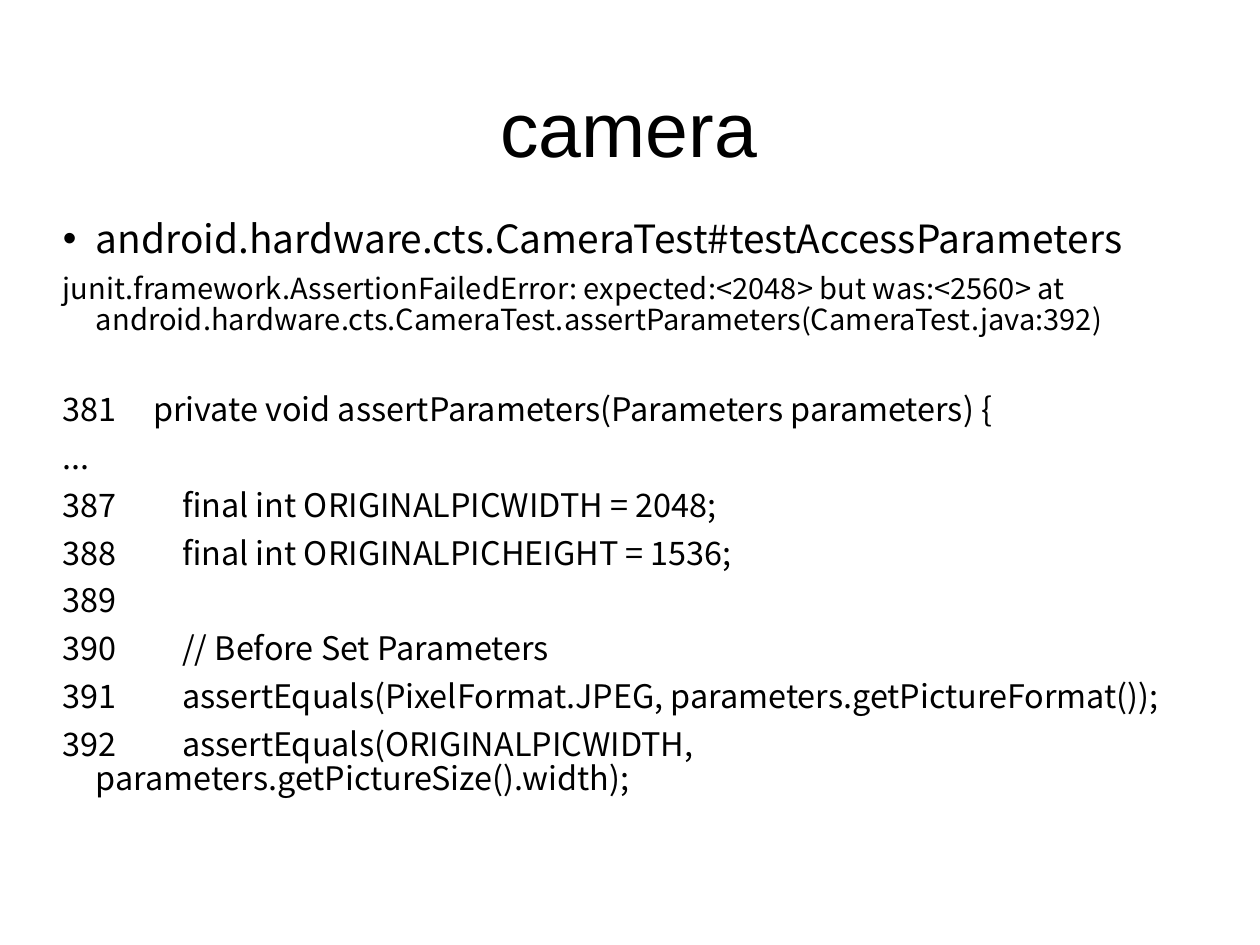
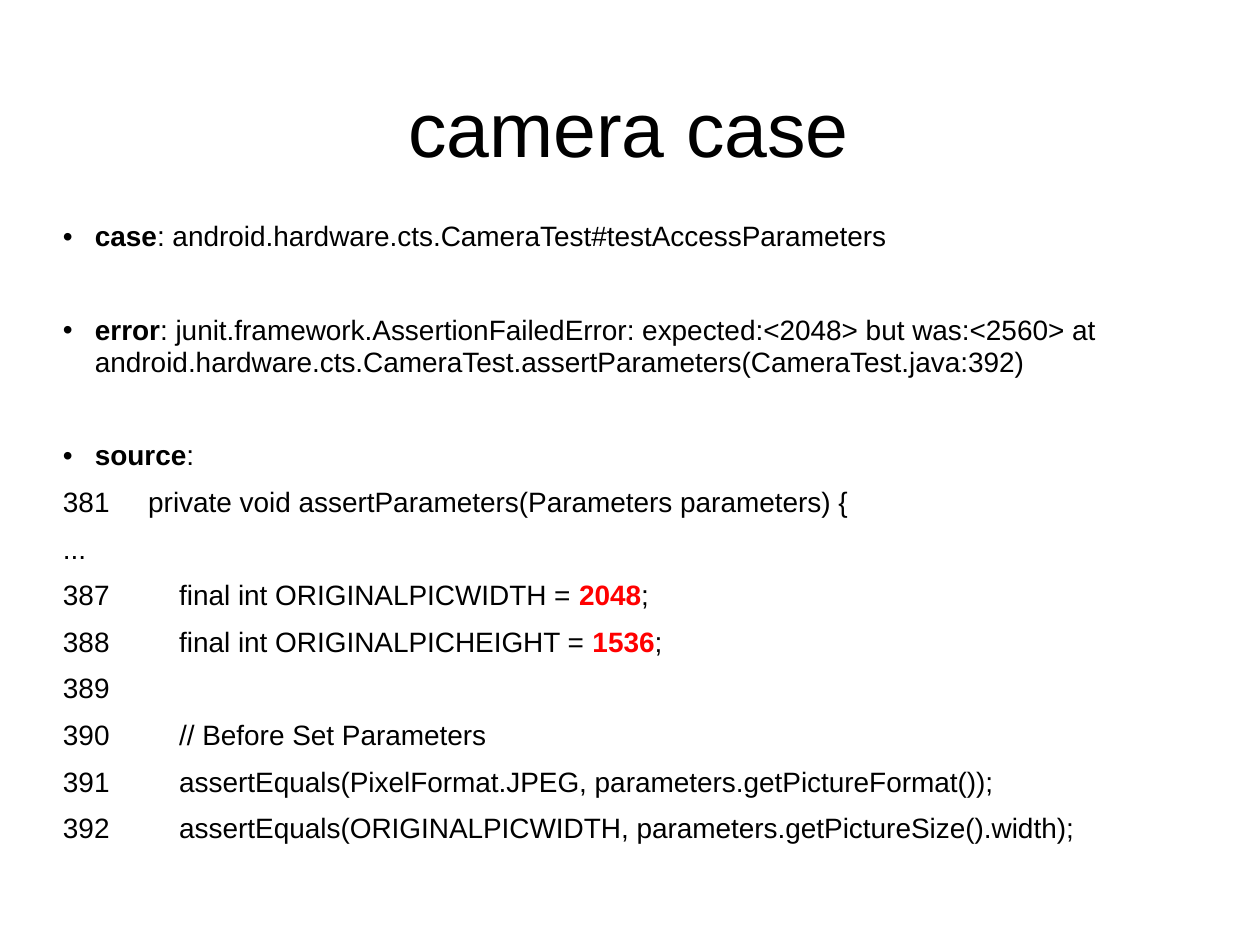
Before and after one commit to widerules/system-information, a slide deck: slide 27 of cts/CTS-training.ppt (slide 32 before the commit). Drawn at 1260x945 pixels with LibreOffice and Linux fonts; fonts in the diff are those of the drawing; background and template pictures are left out. Boxes give left, top, right and bottom in pixels: in the first picture for what was removed or moved away, otherwise in the second. Text is boxed around its words. In the diff, an @@ line names an element or a change of style, - is before the commit and + after.

```diff
--- a/cts/CTS-training.ppt
+++ b/cts/CTS-training.ppt
@@ title at box(408, 115, 849, 158): text changed @@
-camera
+camera case
@@ text at box(95, 225, 1095, 466): text changed; size 16.6 to 16 pt; font Noto Sans CJK SC to Arial @@
-• android.hardware.cts.CameraTest#testAccessParameters
-junit.framework.AssertionFailedError: expected:<2048> but was:<2560> at android.hardware.cts.CameraTest.assertParameters(CameraTest.java:392)
+• case: android.hardware.cts.CameraTest#testAccessParameters
+• error: junit.framework.AssertionFailedError: expected:<2048> but was:<2560> at android.hardware.cts.CameraTest.assertParameters(CameraTest.java:392)
+• source:
@@ text at box(63, 491, 1074, 843): size 18.5 to 16 pt, font Noto Sans CJK SC to Arial in "381 private void assertParameters(Parameters parameters) {", "...", "387 final int ORIGINALPICWIDTH = 2048;", "388 final int ORIGINALPICHEIGHT = 1536;" and 4 more places; text colour #000000 to #FF0000, bold on in "2048;", "1536;"; indent changed; line spacing 0.87 to 0.97 @@
```
Also in this commit, not shown: 18 other slides changed, 9 slides added, 19 slides removed.
